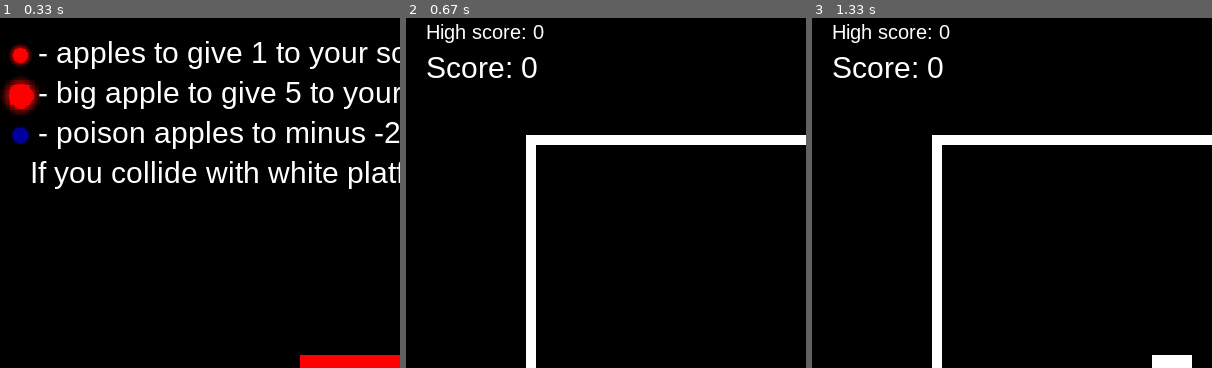
Above: before the commit, frames 1-3 (left to right).
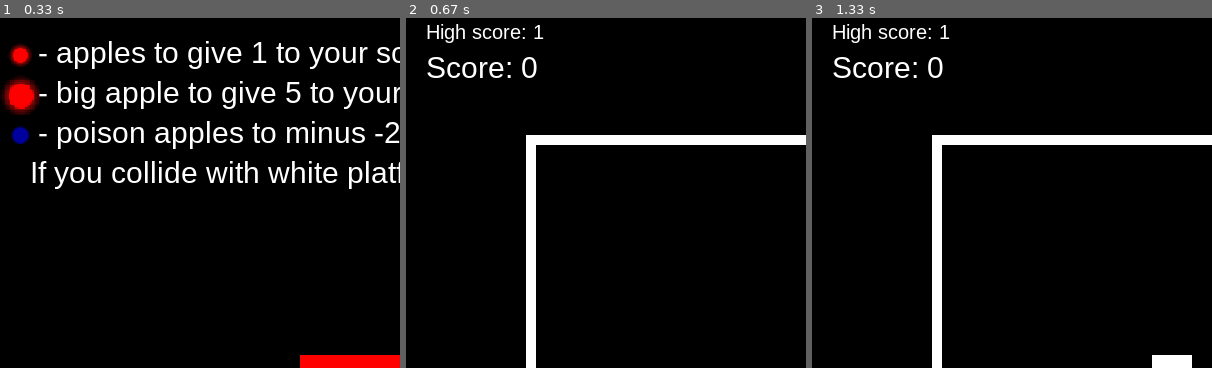
Above: after the commit, the same moments.

Repository: 7box7/pygame_YAL_1
Game: pygame game, started from main.py
The game is run twice, just before and just after one commit, with the same random seed, the same clock (stepped at 60 frames per second) and the same inputs.
Inputs (mouse positions are % of the whole screen's width and height, from its top left):
- Up to frame 1 (0.33 s): no input
- Up to frame 2 (0.67 s): click (50, 55) at 0.38 s
- Up to frame 3 (1.33 s): hold Right 0.67-1.13 s; move the mouse to (46, 62) at 0.7 s; hold Up from 1.17 s (still down); tap Space at 1.23 s
The pictures show only the part of the screen within x 0-50%, y 0-50%; the shares and areas given below are measured in that part.

Frame 1 is identical in both runs. In frame 2, less than 0.1% of the frame differs, in the area x 31-35%, y 2-6%; in frame 3, less than 0.1%.

Commit message:
set size to 50, 50

Diff:
--- a/main.py
+++ b/main.py
@@ -25,7 +25,7 @@
             "snake": {
                 "body": {
                     "image": "body.png",
-                    "size": (20, 20)
+                    "size": (50, 50)
                 },
                 "head": {
                     "image": "body.png",
--- a/statistic.txt
+++ b/statistic.txt
@@ -1 +1 @@
-{"high_score": 0}
+{"high_score": 1}
